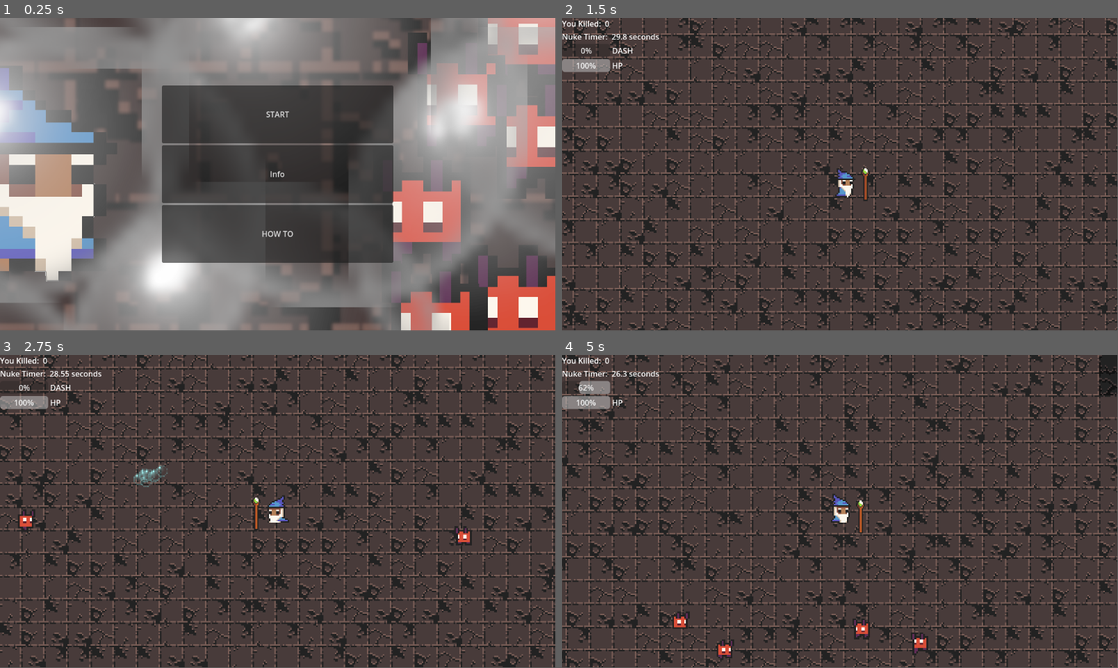
Above: before the commit, frames 1-4 (two rows, left to right).
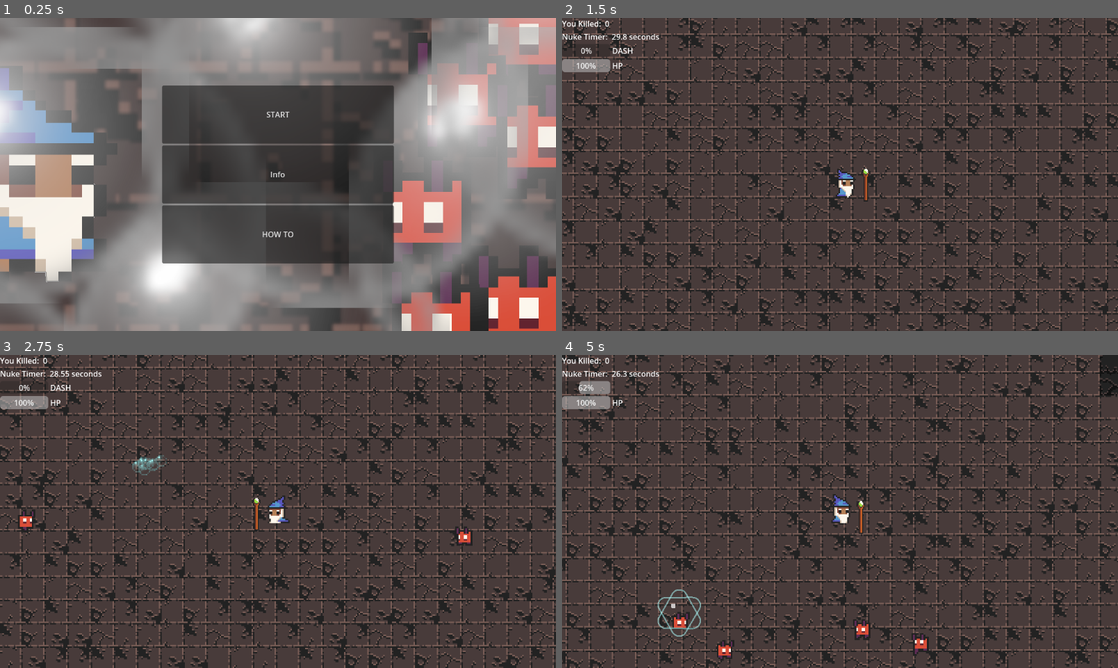
Above: after the commit, the same moments.

Repository: GianiStatie/GGJ-2025
Game: Godot game, scene res://menu/main_menu.tscn
Two runs of this game, one before a commit and one after it. Both use one fixed random seed, a clock stepped at 60 frames per second and the inputs below. The engine's default icon, where the game draws it, is replaced by a stand-in: a white triangle on a blue panel in a dark square. Sound files missing from this copy of the repository are replaced by a short silence.
Inputs (mouse positions are in pixels of both pictures, inside the frame that each line leads up to):
- Up to frame 1 (0.25 s): no input
- Up to frame 2 (1.5 s): click "START" at 0.5 s; tap Space at 1.25 s; move the mouse to (962, 158) at 1.27 s; hold W (up, bound only before the commit) from 1.28 s (still down); tap A (a) at 1.35 s
- Up to frame 3 (2.75 s): tap Enter (ui_accept) at 1.52, 1.82, 2.27, 2.57 s; tap D (d) at 1.55, 2.1 s; move the mouse to (166, 527) at 2.02 s; release W (up, bound only before the commit) at 2.03 s; hold S (down, bound only before the commit) from 2.03 s (still down); click (166, 527) at 2.3 s
- Up to frame 4 (5 s): move the mouse to (895, 442) at 2.77 s; release S (down, bound only before the commit) at 2.78 s; hold W (up, bound only before the commit) 2.78-4.28 s; click (895, 442) at 2.85 s; tap Shift (shift) at 3.05, 3.6 s; move the mouse to (812, 574) at 3.52 s; tap Enter (ui_accept) at 3.77, 3.8, 4.07 s; move the mouse to (1006, 558) at 4.27 s; hold Alt (left, bound only before the commit) from 4.28 s (still down); hold Enter (ui_accept) from 4.28 s (still down); tap A (a) at 4.55 s
In our replay, the window is 799x449 before the commit and 800x450 after it. These sizes can differ from the game's own. Grey fills any space a smaller window leaves; there, only what the larger window draws over its background counts as a difference.

The runs differ from the first frame. In frame 1, 1.9% of the frame differs, in the area x 0-100%, y 0-100%; in frame 2, 9.8%; in frame 3, 10%; in frame 4, 10%.

Commit message:
add controller support

Diff:
--- a/player/pc_attack_tracker.gd
+++ b/player/pc_attack_tracker.gd
@@ -13,8 +13,9 @@
 	pass
 
 
-func shoot(type,target,position,damage_modifier):
+func shoot(type,direction,position,damage_modifier):
 	var tmp_attack
+	var target = position + direction * 100
 	if type ==1:
 		tmp_attack=bullet1.duplicate()
 		$attack_tracker.add_child(tmp_attack)
--- a/player/player.gd
+++ b/player/player.gd
@@ -16,9 +16,18 @@
 
 @export var camera: Camera2D
 
+var use_controller = false
+
+
 func _ready():
 	GameState.pc_hp=max_health
 	$RemoteTransform2D.remote_path = camera.get_path()
+
+func _input(event: InputEvent) -> void:
+	if event is InputEventMouseMotion:
+		use_controller = false
+	elif event is InputEventJoypadMotion:
+		use_controller = true
 
 func _on_health_changed(value):
 	health = max(value, 0)
@@ -50,7 +59,10 @@
 		var start_pos = $aim/AimMarker.global_position
 
 		for i in range(0,bullet_count):
-			get_tree().get_nodes_in_group("pc_attack_tracker")[0].shoot(1,get_global_mouse_position(),start_pos,damage_modifier)
+			var direction = global_position.direction_to(get_global_mouse_position()).normalized()
+			if use_controller:
+				direction = Input.get_vector("aim_left", "aim_right", "aim_up", "aim_down")
+			get_tree().get_nodes_in_group("pc_attack_tracker")[0].shoot(1,direction,start_pos,damage_modifier)
 		$attack_timer.start(attack_spee)
 #func _unhandled_input(event):
 #	print (event)
@@ -62,8 +74,15 @@
 
 	#print(dash_check)
 	move_and_slide()
-	var mouse_pos_x=(self.global_position.x + aim_range * cos(self.get_angle_to(get_global_mouse_position())))
-	var mouse_pos_y=(self.global_position.y + aim_range * sin(self.get_angle_to(get_global_mouse_position())))
+
+	var angle = Vector2.ZERO
+	if use_controller:
+		var joystick_vector = Input.get_vector("aim_left", "aim_right", "aim_up", "aim_down")
+		angle = atan2(joystick_vector.y, joystick_vector.x)
+	else:
+		angle = self.get_angle_to(get_global_mouse_position())
+	var mouse_pos_x=(self.global_position.x + aim_range * cos(angle))
+	var mouse_pos_y=(self.global_position.y + aim_range * sin(angle))
 	$aim.global_position=Vector2(mouse_pos_x , mouse_pos_y)
 
 	var mouse_direction = global_position.direction_to($aim.global_position)
--- a/player/player.tscn
+++ b/player/player.tscn
@@ -117,6 +117,7 @@
 [node name="RemoteTransform2D" type="RemoteTransform2D" parent="."]
 
 [node name="blur" type="Sprite2D" parent="."]
+visible = false
 scale = Vector2(1.5, 1.5)
 texture = ExtResource("3_hopcr")
 
--- a/project.godot
+++ b/project.godot
@@ -25,6 +25,10 @@
 
 settings/stdout/print_fps=true
 
+[display]
+
+window/stretch/mode="viewport"
+
 [dotnet]
 
 project/assembly_name="ggk2025"
@@ -37,54 +41,68 @@
 
 [input]
 
-left={
+ui_accept={
 "deadzone": 0.5,
-"events": [Object(InputEventKey,"resource_local_to_scene":fa …(118 unchanged characters)… ressed":false,"pressed":false,"keycode":0,"physical_keycode":4194328,"key_label":0,"unicode":0,"location":0,"echo":false,"script":null)
-, null]
-}
-right={
-"deadzone": 0.5,
-"events": [Object(InputEventKey,"resource_local_to_scene":false,"resource_name":"","device":-1,"window_id":0,"alt_pressed":false,"shift_pressed":false,"ctrl_pressed":false,"meta_pressed":false,"pressed":false,"keycode":0,"physical_keycode":68,"key_label":0,"unicode":100,"location":0,"echo":false,"script":null)
-]
-}
-up={
-"deadzone": 0.5,
-"events": [Object(InputEventKey,"resource_local_to_scene":false,"resource_name":"","device":-1,"window_id":0,"alt_pressed":false,"shift_pressed":false,"ctrl_pressed":false,"meta_pressed":false,"pressed":false,"keycode":0,"physical_keycode":87,"key_label":0,"unicode":119,"location":0,"echo":false,"script":null)
-]
-}
-down={
-"deadzone": 0.5,
-"events": [Object(InputEventKey,"resource_local_to_scene":false,"resource_name":"","device":-1,"window_id":0,"alt_pressed":false,"shift_pressed":false,"ctrl_pressed":false,"meta_pressed":false,"pressed":false,"keycode":0,"physical_keycode":83,"key_label":0,"unicode":115,"location":0,"echo":false,"script":null)
+"events": [Object(InputEventKey,"resource_local_to_scene":fa …(118 unchanged characters)… ressed":false,"pressed":false,"keycode":4194309,"physical_keycode":0,"key_label":0,"unicode":0,"location":0,"echo":false,"script":null)
+, Object(InputEventKey,"resource_local_to_scene":false,"resource_name":"","device":0,"window_id":0,"alt_pressed":false,"shift_pressed":false,"ctrl_pressed":false,"meta_pressed":false,"pressed":false,"keycode":4194310,"physical_keycode":0,"key_label":0,"unicode":0,"location":0,"echo":false,"script":null)
+, Object(InputEventKey,"resource_local_to_scene":false,"resource_name":"","device":0,"window_id":0,"alt_pressed":false,"shift_pressed":false,"ctrl_pressed":false,"meta_pressed":false,"pressed":false,"keycode":32,"physical_keycode":0,"key_label":0,"unicode":32,"location":0,"echo":false,"script":null)
+, Object(InputEventJoypadButton,"resource_local_to_scene":false,"resource_name":"","device":-1,"button_index":0,"pressure":0.0,"pressed":true,"script":null)
 ]
 }
 shift={
 "deadzone": 0.5,
 "events": [Object(InputEventKey,"resource_local_to_scene":false,"resource_name":"","device":-1,"window_id":0,"alt_press …(195 unchanged characters)…
+, Object(InputEventJoypadMotion,"resource_local_to_scene":false,"resource_name":"","device":-1,"axis":4,"axis_value":1.0,"script":null)
 ]
 }
 mouse_l_click={
 "deadzone": 0.5,
 "events": [Object(InputEventMouseButton,"resource_local_to_scene":false,"resource_name":"","device":-1,"window_id":0,"a …(257 unchanged characters)…
+, Object(InputEventJoypadMotion,"resource_local_to_scene":false,"resource_name":"","device":-1,"axis":5,"axis_value":1.0,"script":null)
 ]
 }
 w={
 "deadzone": 0.5,
 "events": [Object(InputEventKey,"resource_local_to_scene":false,"resource_name":"","device":-1,"window_id":0,"alt_press …(192 unchanged characters)…
+, Object(InputEventJoypadMotion,"resource_local_to_scene":false,"resource_name":"","device":-1,"axis":1,"axis_value":-1.0,"script":null)
 ]
 }
 s={
 "deadzone": 0.5,
 "events": [Object(InputEventKey,"resource_local_to_scene":false,"resource_name":"","device":-1,"window_id":0,"alt_press …(192 unchanged characters)…
+, Object(InputEventJoypadMotion,"resource_local_to_scene":false,"resource_name":"","device":-1,"axis":1,"axis_value":1.0,"script":null)
 ]
 }
 a={
 "deadzone": 0.5,
 "events": [Object(InputEventKey,"resource_local_to_scene":false,"resource_name":"","device":-1,"window_id":0,"alt_press …(191 unchanged characters)…
+, Object(InputEventJoypadMotion,"resource_local_to_scene":false,"resource_name":"","device":-1,"axis":0,"axis_value":-1.0,"script":null)
 ]
 }
 d={
 "deadzone": 0.5,
 "events": [Object(InputEventKey,"resource_local_to_scene":false,"resource_name":"","device":-1,"window_id":0,"alt_press …(192 unchanged characters)…
+, Object(InputEventJoypadMotion,"resource_local_to_scene":false,"resource_name":"","device":-1,"axis":0,"axis_value":1.0,"script":null)
+]
+}
+aim_up={
+"deadzone": 0.5,
+"events": [Object(InputEventJoypadMotion,"resource_local_to_scene":false,"resource_name":"","device":-1,"axis":3,"axis_value":-1.0,"script":null)
+]
+}
+aim_down={
+"deadzone": 0.5,
+"events": [Object(InputEventJoypadMotion,"resource_local_to_scene":false,"resource_name":"","device":-1,"axis":3,"axis_value":1.0,"script":null)
+]
+}
+aim_left={
+"deadzone": 0.5,
+"events": [Object(InputEventJoypadMotion,"resource_local_to_scene":false,"resource_name":"","device":-1,"axis":2,"axis_value":-1.0,"script":null)
+]
+}
+aim_right={
+"deadzone": 0.5,
+"events": [Object(InputEventJoypadMotion,"resource_local_to_scene":false,"resource_name":"","device":-1,"axis":2,"axis_value":1.0,"script":null)
 ]
 }
 
Not shown: 1 places in enemies/enemy.tscn that only renumber resources
Not shown: 1 places in main.tscn that only renumber resources
Not shown: 1 places in player/player.tscn that only renumber resources
